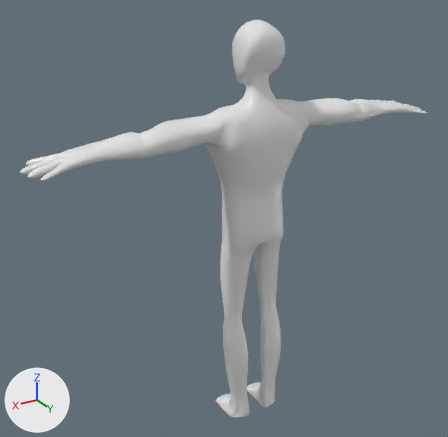
Renders of the Blender file intermediate_assets/blender/dummy.blend from each side of a commit.
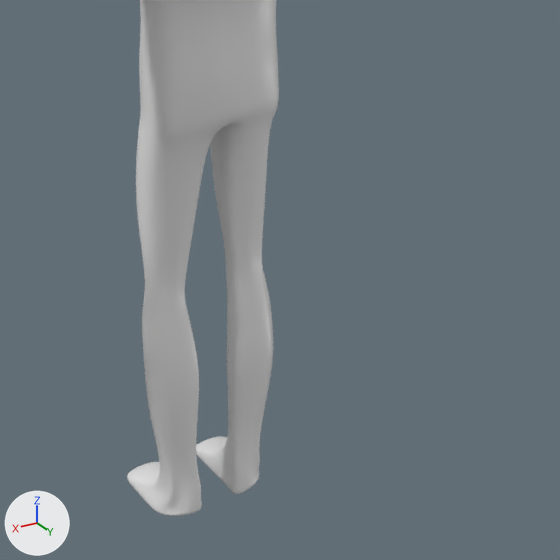
Each version is shown whole from a 50 mm lens placed at (1.46, 2.18, 2.18), pointed at (0.09, -0.11, 1.04), then close up on the part from 36% to 91% of the width and 43% to 100% of the height. Arrows for +X, +Y and +Z are at lower left; the lights stay in place.
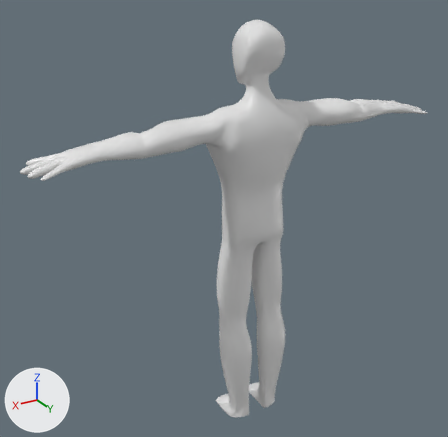
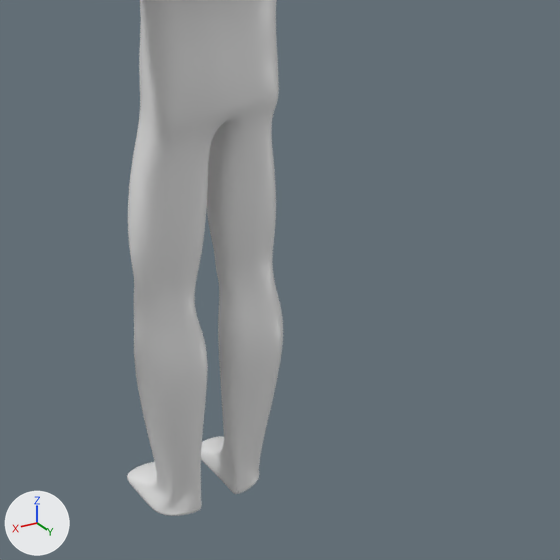
What changed in the scene script:
```text
Change me_cube:
    used by ob_mesh; location = (0.0, 0.0, 0.0)
    verts and faces of me_cube; kept vertices keep their numbers, new ones are numbered from 569
    before: 48 (0.13, -0.06, 0.96), 49 (0.12, 0.07, 0.96), 50 (0.0, -0.1, 0.96), 51 (0.0, 0.1, 0.97), 124 (0.14, -0.03, 0.95)
    before: 125 (0.14, 0.02, 0.95), 126 (0.14, 0.06, 0.95), 282 (0.06, 0.09, 0.97), 283 (0.08, -0.09, 0.96), 344 (0.03, 0.1, 0.98)
    before: 368 (0.04, -0.1, 0.96)
    remove me_cube.from_pydata(...)  # 569 vertices, 550 faces; spans x 0.0..1.01, y -0.17..0.13, z -0.01..1.94
    add me_cube.from_pydata(...)  # 583 vertices, 564 faces; spans x 0.0..1.01, y -0.17..0.13, z -0.01..1.94
    me_cube part 1
    14 faces are deleted
    6 vertices in x 0.1..0.16, y 0.04..0.06, z 0.14..0.49 move by (0.01, 0.01, 0.0)
    4 vertices in x 0.07..0.1, y -0.01..0.01, z 0.14..0.29 move by (0.0, -0.01, 0.0)
    4 vertices in x 0.11..0.15, y -0.02..0.02, z 0.14..0.49 move by (0.01, -0.01, 0.0)
    4 vertices in x 0.05..0.06, y 0.0..0.05, z 0.15..0.5 move by (-0.01, 0.0, 0.0)
    3 vertices in x 0.07..0.12, y -0.02, z 0.39 move by (0.0, -0.02, 0.03)
    3 vertices in x 0.08..0.12, y -0.03, z 0.49..0.5 move by (0.0, -0.02, 0.0)
    74 vertices move from x 0.03..0.17, y -0.07..0.08, z 0.14..0.78 to x 0.01..0.19, y -0.09..0.1, z 0.14..0.81
    9 vertices are added at x 0.04..0.17, y -0.06..0.05, z 0.54..0.55
    5 new vertices lie (0.0, -0.01, 0.05) away from vertices in x 0.08..0.15, y -0.03..0.05, z 0.49..0.5
    28 new faces join them
    me_cube part 2
    add for i in [49, 50, 51, 124, 125, 126, 282, 283, 368]: verts[i] += (0.0, 0.0, 0.02)
    add verts[48] = (0.13, -0.07, 0.97)  # moved
    add verts[344] = (0.03, 0.09, 0.99)  # moved
```

Boxes (x1, y1, x2, y2) around the edits, measured in the close-ups (560 x 560 px; the box of a moved part takes in the faces that stretch with it):
'Mesh', reshaped: before (127, 0, 279, 516); after (127, 0, 283, 516)
part 1 of me_cube, built on: before (136, 130, 273, 492); after (128, 126, 283, 493)
part 2 of me_cube, moved or reshaped: before (138, 84, 279, 157); after (136, 83, 279, 154)
